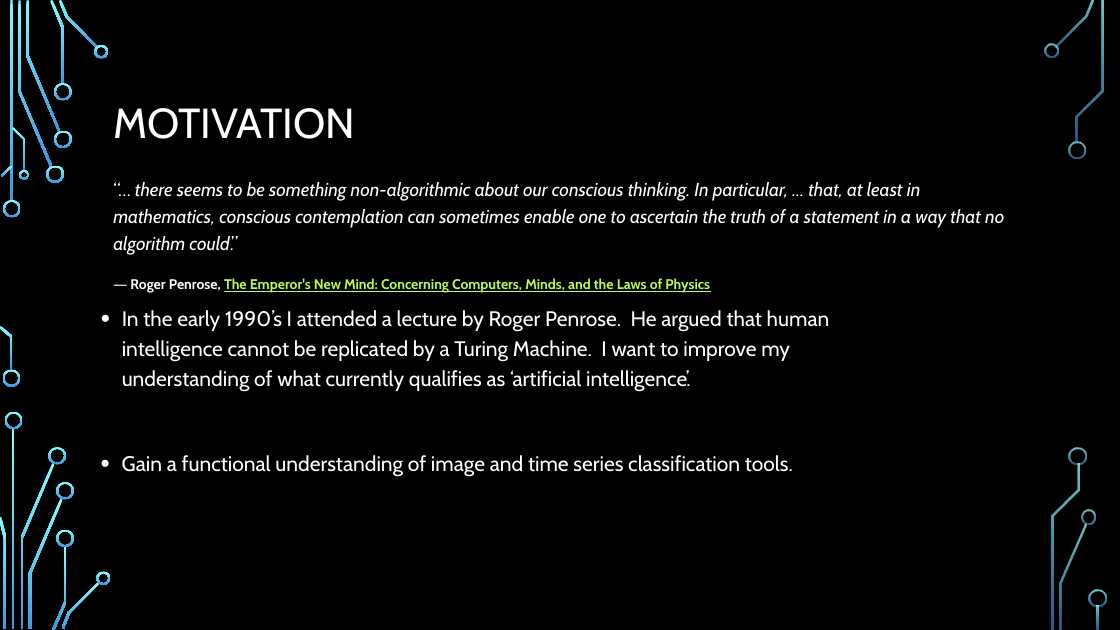
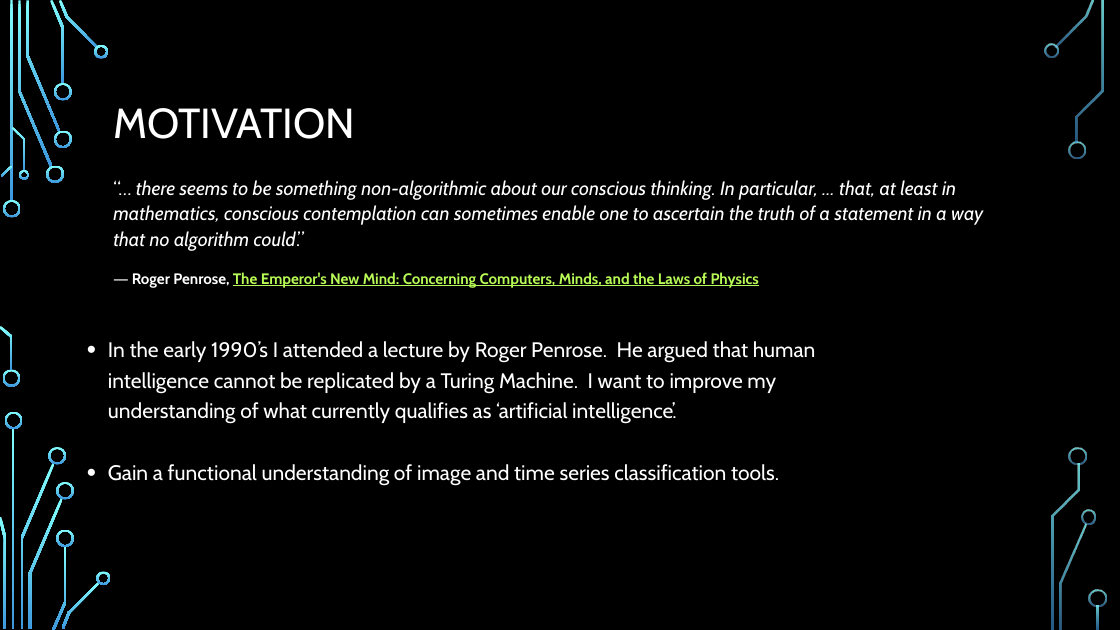
Before and after one commit to anthonyvanderwal/project3-cnn, a slide deck: slide 2 of 2021-02-27 -- anthony vanderwal - project 3 presentation - time series classification with cnn.pptx. Drawn at 1120x630 pixels with LibreOffice and Linux fonts; fonts in the diff are those of the drawing; background and template pictures are left out. Boxes give left, top, right and bottom in pixels: in the first picture for what was removed or moved away, otherwise in the second. Text is boxed around its words. In the diff, an @@ line names an element or a change of style, - is before the commit and + after.

```diff
--- a/2021-02-27 -- anthony vanderwal - project 3 presentation - time series classification with cnn.pptx
+++ b/2021-02-27 -- anthony vanderwal - project 3 presentation - time series classification with cnn.pptx
@@ text "“… there seems to be ..." at [113, 180, 983, 288]: size 16 to 16.6 pt in "“… there seems to be something non-algorithmic ..."; size 12 to 12.9 pt in "― Roger Penrose, The Emperor's New Mind: ..."; line spacing 1.2 to 1.1 @@
@@ text "In the early 1990’s I ...": place and size @@
-text "In the early 1990’s I ..." at [122, 310, 830, 392]
+text "In the early 1990’s I ..." at [108, 341, 816, 424]
@@ text "Gain a functional understanding of ...": place and size @@
-text "Gain a functional understanding of ..." at [122, 455, 793, 477]
+text "Gain a functional understanding of ..." at [108, 464, 779, 486]
```
Also in this commit, not shown: 3 other slides changed.
